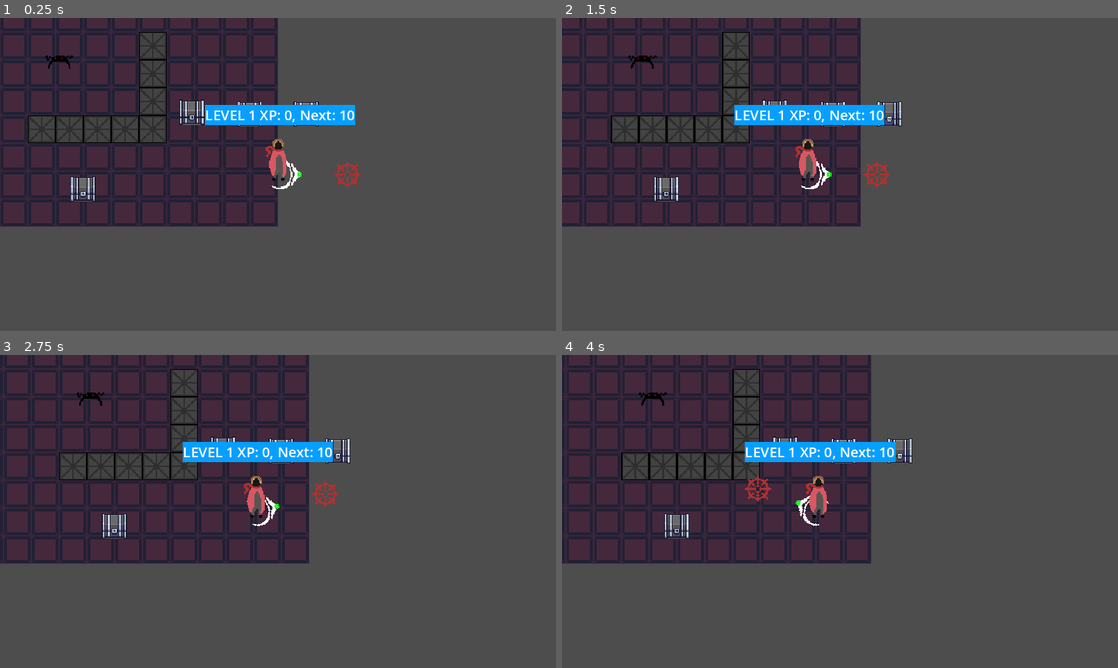
Above: before the commit, frames 1-4 (two rows, left to right).
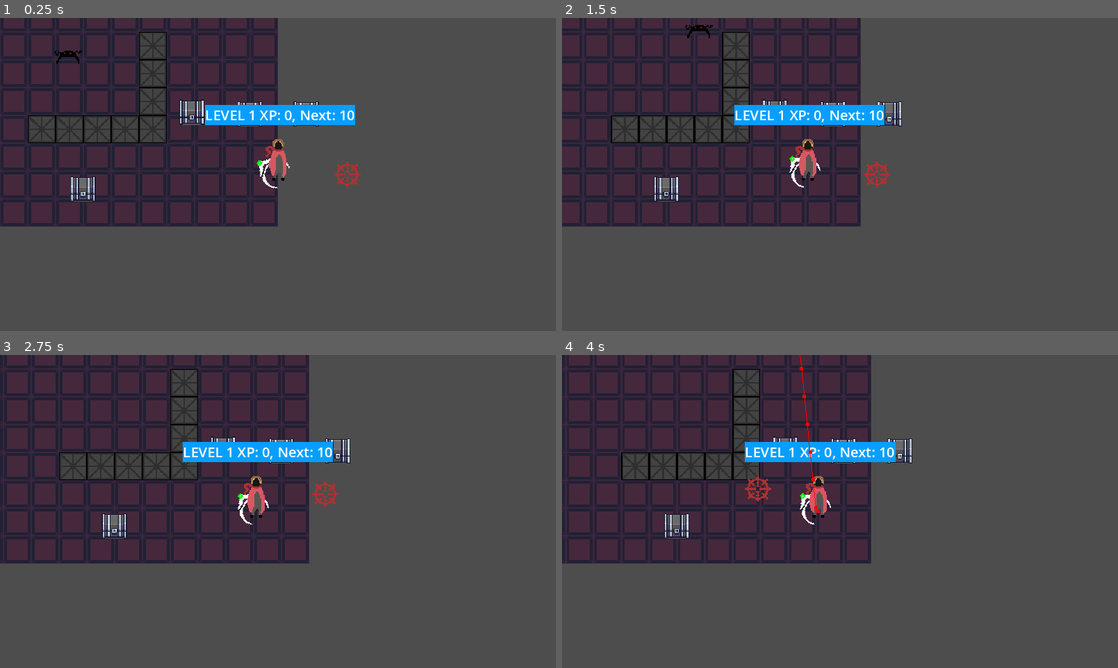
Above: after the commit, the same moments.

Repository: ArmanAmeri/9-Days-To-Live
Game: Godot game, scene res://Scenes/Main/scene_manager.tscn
Same seed, same stepped clock (60 frames per second), same inputs: the game is played once before the commit and once after it.
Inputs (mouse positions are in pixels of both pictures, inside the frame that each line leads up to):
- Up to frame 1 (0.25 s): no input
- Up to frame 2 (1.5 s): move the mouse to (962, 158) at 0.52 s; hold A (a) 0.53-1.28 s; tap D (d) at 0.8, 1.35 s; move the mouse to (728, 190) at 1.27 s
- Up to frame 3 (2.75 s): tap E (e) at 1.55 s; move the mouse to (333, 442) at 2.02 s; hold E (e) from 2.03 s (still down); tap I (i) at 2.3 s
- Up to frame 4 (4 s): move the mouse to (812, 574) at 2.77 s; release E (e) at 2.78 s; tap I (i) at 2.85 s; tap J (j) at 3.05 s; move the mouse to (1006, 558) at 3.52 s; hold J (j) from 3.53 s (still down); tap K (k) at 3.8 s

The runs differ from the first frame. In frame 1, 0.3% of the frame differs, in the area x 8-55%, y 10-55%; in frame 2, 0.3%, in the area x 11-49%, y 2-55%; in frame 3, 0.3%; in frame 4, 0.3%.
Error before the commit: Cannot call method 'connect' on a null value. (res://Scripts/Enemies/enemy_test.gd:18)

Commit message:
Working with enemy state machine

Diff:
--- a/Scenes/Enemies/enemy_test.tscn
+++ b/Scenes/Enemies/enemy_test.tscn
@@ -8,7 +8,8 @@
 [ext_resource type="PackedScene" uid="uid://cyasu10ogqoo3" path="res://Scenes/Components/pathfinding_component.tscn" id="6_tu5bt"]
 [ext_resource type="PackedScene" uid="uid://c6sqhjo0wjn2a" path="res://Scenes/Components/meele_attack_ai_component.tscn" id="7_nduma"]
 [ext_resource type="Script" path="res://Scripts/States/state_machine.gd" id="8_2su1d"]
-[ext_resource type="Script" path="res://Scripts/States/enemy_idle.gd" id="9_4m5aa"]
+[ext_resource type="Script" path="res://Scripts/States/enemy_patrolling.gd" id="9_4m5aa"]
+[ext_resource type="Script" path="res://Scripts/States/enemy_idle.gd" id="10_1vsje"]
 
 [sub_resource type="CircleShape2D" id="CircleShape2D_mvtoo"]
 radius = 7.0
@@ -55,8 +56,12 @@
 
 [node name="StateMachine" type="Node" parent="." node_paths=PackedStringArray("initial_state")]
 script = ExtResource("8_2su1d")
-initial_state = NodePath("Idle")
+initial_state = NodePath("Patrolling")
 
-[node name="Idle" type="Node" parent="StateMachine" node_paths=PackedStringArray("enemy")]
+[node name="Patrolling" type="Node" parent="StateMachine" node_paths=PackedStringArray("enemy")]
 script = ExtResource("9_4m5aa")
 enemy = NodePath("../..")
+max_distance_from_spawn = 300.0
+
+[node name="Idle" type="Node" parent="StateMachine"]
+script = ExtResource("10_1vsje")
--- a/Scripts/Enemies/enemy_test.gd
+++ b/Scripts/Enemies/enemy_test.gd
@@ -5,7 +5,7 @@
 @onready var movement_component = $MovementComponent
 @onready var pathfinding_component: Node2D = $PathfindingComponent
 @onready var meele_attack_ai_component: Area2D = $MeeleAttackAIComponent
-@onready var enemy_idle: EnemyIdle = $StateMachine/EnemyIdle
+@onready var enemy_patrolling: EnemyPatrolling = $StateMachine/Patrolling
 @onready var state_machine: Node = $StateMachine
 var dash_attack_cooldown: Timer
 
@@ -14,8 +14,8 @@
 func _ready() -> void:
 	dash_attack_cooldown = Timer.new()
 	dash_attack_cooldown.wait_time = 0.5
-	pathfinding_component.connect("move_input", _on_move_input)
-	enemy_idle.connect("move_input", _on_move_input)
+	#pathfinding_component.connect("move_input", _on_move_input)
+	enemy_patrolling.connect("move_input", _on_move_input)
 	#meele_attack_ai_component.connect("meele_range_entered", _on_meele_range_entered)
 	#meele_attack_ai_component.connect("meele_range_exited", _on_meele_range_exited)
 
--- a/Scripts/Player/target_arrow.gd
+++ b/Scripts/Player/target_arrow.gd
@@ -58,11 +58,11 @@
 		if Input.is_action_pressed("l"):
 			direction.x += 1
 
-	print("target: ", targetPos)
-	print("direction: ", direction)
-	print("last positon: ", lastPos)
-	print("positon: ", position)
-	targetPos = target.global_position
+	#print("target: ", targetPos)
+	#print("direction: ", direction)
+	#print("last positon: ", lastPos)
+	#print("positon: ", position)
+	#targetPos = target.global_position
 
 	# Set the velocity based on direction and speed
 	velocity = direction.normalized() * target_cursor_speed
--- a/Scripts/States/enemy_idle.gd
+++ b/Scripts/States/enemy_idle.gd
@@ -3,25 +3,15 @@
 
 signal move_input(direction: Vector2)
 
-@export var enemy: CharacterBody2D
-@export var movement_speed := 10.0
-
-var move_direction: Vector2
 var wander_time: float
 
+func physics_update(delta: float):
+	move_input.emit(Vector2(0, 0))
 
-func randomize_wander():
-	move_direction = Vector2(randf_range(-1, 1), randf_range(-1, 1)).normalized()
+func randomize_time_between_wander():
 	wander_time = randf_range(1, 3)
-
-func enter():
-	randomize_wander()
 
 func update(delta: float):
 	if wander_time > 0:
 		wander_time -= delta
-	else: randomize_wander()
-
-func physics_update(delta: float):
-	if enemy:
-		move_input.emit(move_direction)
+	else: transitioned.emit(self, "patrolling")
--- /dev/null
+++ b/Scripts/States/enemy_patrolling.gd
@@ -0,0 +1,35 @@
+extends State
+class_name EnemyPatrolling
+
+#BUG: random pos can be a wall, thus making the enemy go in to a wall. Can be fixed by checking tilemap layer
+
+signal move_input(direction: Vector2)
+
+@export var enemy: CharacterBody2D
+@export var movement_speed := 10.0
+@export var max_distance_from_spawn: float
+
+var move_direction: Vector2
+var move_position: Vector2
+var wander_time: float
+var spawn_position: Vector2
+
+func _ready() -> void:
+	spawn_position = enemy.position
+	print("Enemys spawn position: ", spawn_position)
+
+func randomize_wander():
+	move_position = Vector2(randf_range(spawn_position.x - max_distance_from_spawn, spawn_position.x + max_distance_from_spawn), randf_range(spawn_position.y - max_distance_from_spawn, spawn_position.y + max_distance_from_spawn))
+	print("The enemy should be heading towards: ", move_position)
+
+	move_direction = enemy.position.direction_to(move_position)
+	print("Current enemy pos", enemy.position)
+
+func enter():
+	randomize_wander()
+
+
+func physics_update(delta: float):
+	if enemy and enemy.position == move_position:
+		transitioned.emit(self, "idle")
+	else: move_input.emit(move_direction)
--- a/Scripts/States/state_machine.gd
+++ b/Scripts/States/state_machine.gd
@@ -25,6 +25,7 @@
 		current_state.physics_update(delta)
 
 func on_child_transition(state, new_state_name):
+	print("State transitioned")
 	if state != current_state:
 		return
 
Not shown: 1 places in Scenes/Enemies/enemy_test.tscn that only renumber resources
